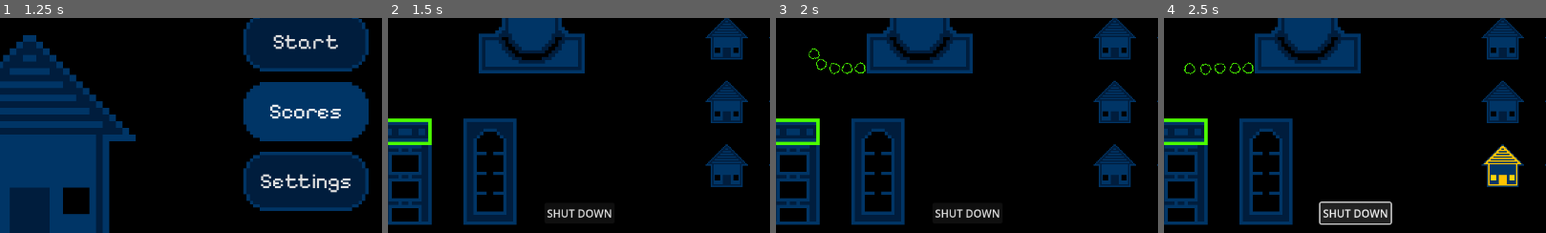
Above: before the commit, frames 1-4 (left to right).
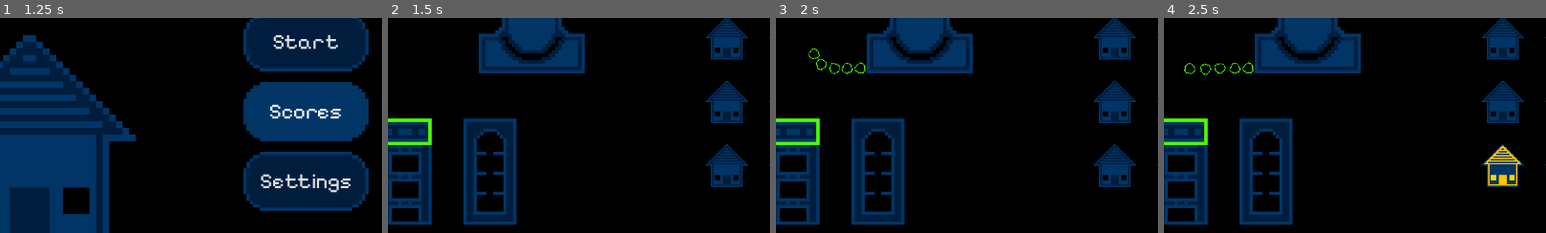
Above: after the commit, the same moments.

Repository: CWmain/BigModeGameJam2025
Game: Godot game, scene res://Levels/main_menu.tscn
Same seed, same stepped clock (60 frames per second), same inputs: the game is played once before the commit and once after it.
Inputs (mouse positions are % of the whole screen's width and height, from its top left):
- Up to frame 1 (1.25 s): click "Scores" at 0.5 s
- Up to frame 2 (1.5 s): click "Start" at 1.25 s
- Up to frame 3 (2 s): no input
- Up to frame 4 (2.5 s): click (35, 92) at 2 s, where only the run before the commit has a clickable "SHUT DOWN"
The pictures show only the part of the screen within x 10-60%, y 47-97%; the shares and areas given below are measured in that part.

Frame 1 is identical in both runs. In frame 2, 0.4% of the frame differs, in the area x 41-59%, y 88-93%; in frame 3, 0.4%; in frame 4, 2.1%, in the area x 40-60%, y 85-97%.

Commit message:
Removed shut down button, as it is unneeded

Diff:
--- a/Objects/Reactor/reactor_scene.gd
+++ b/Objects/Reactor/reactor_scene.gd
@@ -28,6 +28,3 @@
 		SUPPLY -= int(subtractedPower*coolant_controls.percentCoolant)
 	getSupplyCount += 1
 	return SUPPLY
-
-func _on_button_pressed():
-	SUPPLY = 0
--- a/Objects/Reactor/reactor_scene.tscn
+++ b/Objects/Reactor/reactor_scene.tscn
@@ -11,12 +11,3 @@
 
 [node name="PowerGauge" parent="." instance=ExtResource("2_lnxuf")]
 position = Vector2(128, 0)
-
-[node name="Button" type="Button" parent="."]
-offset_left = 210.0
-offset_top = 47.0
-offset_right = 316.0
-offset_bottom = 78.0
-text = "SHUT DOWN"
-
-[connection signal="pressed" from="Button" to="." method="_on_button_pressed"]
